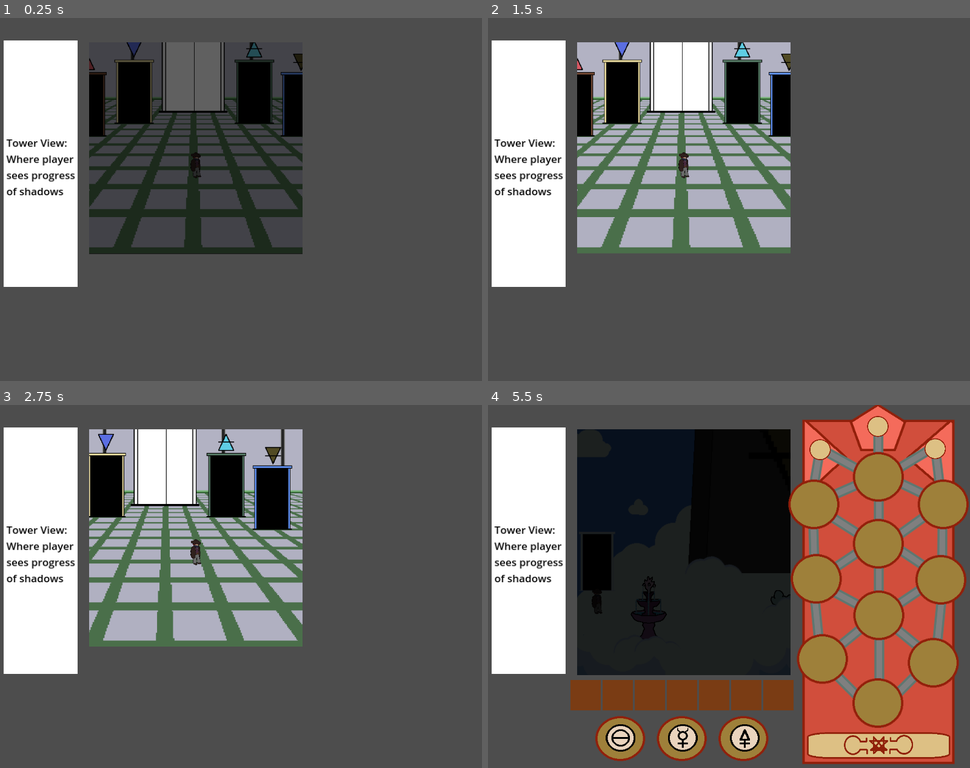
Above: before the commit, frames 1-4 (two rows, left to right).
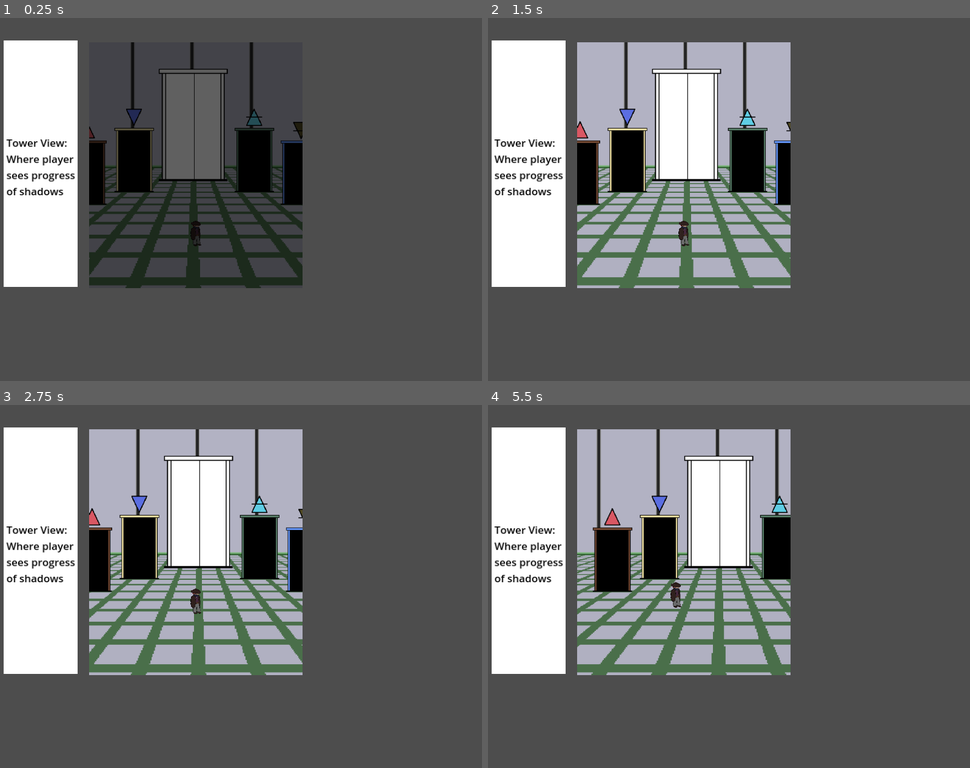
Above: after the commit, the same moments.

Repository: mccajd/Quintessential
Game: Godot game, scene res://Levels/beacon_puzzle_main.tscn
The game is run twice, just before and just after one commit, with the same random seed, the same clock (stepped at 60 frames per second) and the same inputs. The engine's default icon, where the game draws it, is replaced by a stand-in: a white triangle on a blue panel in a dark square.
Inputs (mouse positions are in pixels of both pictures, inside the frame that each line leads up to):
- Up to frame 1 (0.25 s): no input
- Up to frame 2 (1.5 s): move the mouse to (835, 181) at 0.52 s; press the mouse at (835, 181) at 0.53 s; tap Enter at 1.25 s; move the mouse to (632, 217) at 1.27 s; release the mouse at (632, 217) at 1.28 s; click (632, 217) at 1.35 s
- Up to frame 3 (2.75 s): move the mouse to (289, 506) at 2.02 s; press the mouse at (289, 506) at 2.03 s
- Up to frame 4 (5.5 s): move the mouse to (704, 659) at 2.77 s; release the mouse at (704, 659) at 2.78 s; click (704, 659) at 2.85 s; move the mouse to (873, 640) at 3.52 s; press the mouse at (873, 640) at 3.53 s; move the mouse to (579, 532) at 4.27 s; release the mouse at (579, 532) at 4.28 s; click (579, 532) at 4.35 s; move the mouse to (753, 586) at 5.02 s; press the mouse at (753, 586) at 5.03 s

The runs differ from the first frame. In frame 1, 18% of the frame differs, in the area x 18-63%, y 6-75%; in frame 2, 22%; in frame 3, 22%; in frame 4, 66%, in the area x 17-100%, y 0-99%.

Commit message:
Limit camera

Diff:
--- a/Scripts/level_config.gd
+++ b/Scripts/level_config.gd
@@ -36,10 +36,10 @@
 static func _get_for_hub_level():
 	var rtn = LevelConfigValue.new()
 
-	rtn.camera_limit_left = null
-	rtn.camera_limit_right = null
-	rtn.camera_limit_top = null
-	rtn.camera_limit_bottom = null
+	rtn.camera_limit_left = 60
+	rtn.camera_limit_right = 800
+	rtn.camera_limit_top = -200
+	rtn.camera_limit_bottom = -200
 
 	rtn.transition_rects = [
 		LevelConfigTransitionRect.new("cloud", Rect2(Vector2(42, 3), Vector2(5, 10))),
